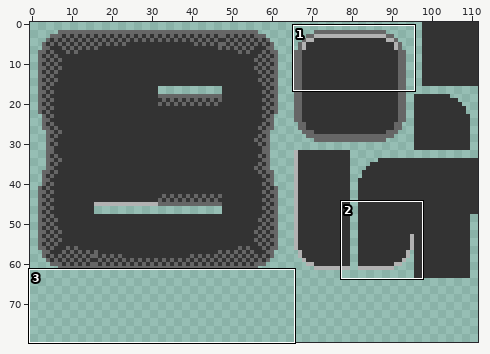
Edited in one commit: sprite sheet (assets/gui_tiles.png). Above, an overview of the earlier version with the close-up marked.
Close-up. First the earlier version:
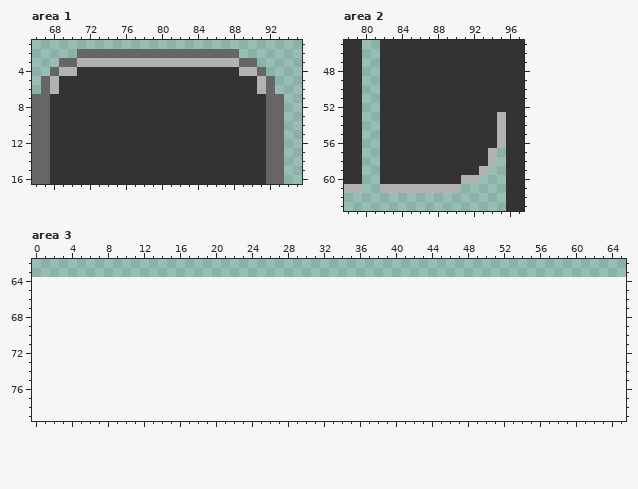
The file is 224x128 pixels, drawn in blocks of 2x2; one block is one cell here. Shown: area 1: x 66..95, y 1..16; area 2: x 78..97, y 45..63; area 3: x 0..65, y 62..79. The old version is drawn lined up with the new one, on the new canvas.
Now the later version:
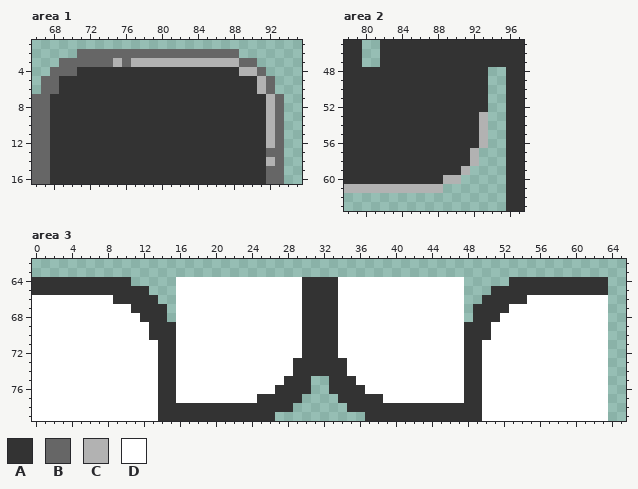
Palette (. is transparent): A #333333  B #666666  C #b2b2b2  D #ffffff
From the commit log: GUI Framework grows stronger.
From old to new:
canvas 112x64 -> 112x80
--- area 1
@@ x 66..95 @@
  2 .....BBBBBBBBBBBBBBBBBB.......
- 3 ...BBCCCCCCCCCCCCCCCCCCBB.....
- 4 ..BCCAAAAAAAAAAAAAAAAAACCB....
- 5 .BCAAAAAAAAAAAAAAAAAAAAAACB...
- 6 .BCAAAAAAAAAAAAAAAAAAAAAACB...
- 7 BBAAAAAAAAAAAAAAAAAAAAAAAABB..
- 8 BBAAAAAAAAAAAAAAAAAAAAAAAABB..
- 9 BBAAAAAAAAAAAAAAAAAAAAAAAABB..
-10 BBAAAAAAAAAAAAAAAAAAAAAAAABB..
-11 BBAAAAAAAAAAAAAAAAAAAAAAAABB..
-12 BBAAAAAAAAAAAAAAAAAAAAAAAABB..
+ 3 ...BBBBBBCBCCCCCCCCCCCCBB.....
+ 4 ..BBBAAAAAAAAAAAAAAAAAACCB....
+ 5 .BBAAAAAAAAAAAAAAAAAAAAAACB...
+ 6 .BBAAAAAAAAAAAAAAAAAAAAAACB...
+ 7 BBAAAAAAAAAAAAAAAAAAAAAAAACB..
+ 8 BBAAAAAAAAAAAAAAAAAAAAAAAACB..
+ 9 BBAAAAAAAAAAAAAAAAAAAAAAAACB..
+10 BBAAAAAAAAAAAAAAAAAAAAAAAACB..
+11 BBAAAAAAAAAAAAAAAAAAAAAAAACB..
+12 BBAAAAAAAAAAAAAAAAAAAAAAAACB..
 13 BBAAAAAAAAAAAAAAAAAAAAAAAABB..
-14 BBAAAAAAAAAAAAAAAAAAAAAAAABB..
+14 BBAAAAAAAAAAAAAAAAAAAAAAAACB..
 15 BBAAAAAAAAAAAAAAAAAAAAAAAABB..
--- area 2
@@ x 78..97 @@
 47 AA..AAAAAAAAAAAAAAAA
-48 AA..AAAAAAAAAAAAAAAA
-49 AA..AAAAAAAAAAAAAAAA
-50 AA..AAAAAAAAAAAAAAAA
-51 AA..AAAAAAAAAAAAAAAA
-52 AA..AAAAAAAAAAAAAAAA
-53 AA..AAAAAAAAAAAAACAA
-54 AA..AAAAAAAAAAAAACAA
-55 AA..AAAAAAAAAAAAACAA
-56 AA..AAAAAAAAAAAAACAA
-57 AA..AAAAAAAAAAAAC.AA
-58 AA..AAAAAAAAAAAAC.AA
-59 AA..AAAAAAAAAAAC..AA
-60 AA..AAAAAAAAACC...AA
-61 CC..CCCCCCCCC.....AA
+48 AAAAAAAAAAAAAAAA..AA
+49 AAAAAAAAAAAAAAAA..AA
+50 AAAAAAAAAAAAAAAA..AA
+51 AAAAAAAAAAAAAAAA..AA
+52 AAAAAAAAAAAAAAAA..AA
+53 AAAAAAAAAAAAAAAC..AA
+54 AAAAAAAAAAAAAAAC..AA
+55 AAAAAAAAAAAAAAAC..AA
+56 AAAAAAAAAAAAAAAC..AA
+57 AAAAAAAAAAAAAAC...AA
+58 AAAAAAAAAAAAAAC...AA
+59 AAAAAAAAAAAAAC....AA
+60 AAAAAAAAAAACC.....AA
+61 CCCCCCCCCCC.......AA
 62 ..................AA
--- area 3
@@ x 0..65 @@
 63 ..................................................................
-64 ..................................................................
-65 ..................................................................
-66 ..................................................................
-67 ..................................................................
-68 ..................................................................
-69 ..................................................................
-70 ..................................................................
-71 ..................................................................
-72 ..................................................................
-73 ..................................................................
-74 ..................................................................
-75 ..................................................................
-76 ..................................................................
-77 ..................................................................
-78 ..................................................................
-79 ..................................................................
+64 AAAAAAAAAAA.....DDDDDDDDDDDDDDAAAADDDDDDDDDDDDDD.....AAAAAAAAAAA..
+65 AAAAAAAAAAAAA...DDDDDDDDDDDDDDAAAADDDDDDDDDDDDDD...AAAAAAAAAAAAA..
+66 DDDDDDDDDAAAAA..DDDDDDDDDDDDDDAAAADDDDDDDDDDDDDD..AAAAADDDDDDDDD..
+67 DDDDDDDDDDDAAAA.DDDDDDDDDDDDDDAAAADDDDDDDDDDDDDD.AAAADDDDDDDDDDD..
+68 DDDDDDDDDDDDAAA.DDDDDDDDDDDDDDAAAADDDDDDDDDDDDDD.AAADDDDDDDDDDDD..
+69 DDDDDDDDDDDDDAAADDDDDDDDDDDDDDAAAADDDDDDDDDDDDDDAAADDDDDDDDDDDDD..
+70 DDDDDDDDDDDDDAAADDDDDDDDDDDDDDAAAADDDDDDDDDDDDDDAAADDDDDDDDDDDDD..
+71 DDDDDDDDDDDDDDAADDDDDDDDDDDDDDAAAADDDDDDDDDDDDDDAADDDDDDDDDDDDDD..
+72 DDDDDDDDDDDDDDAADDDDDDDDDDDDDDAAAADDDDDDDDDDDDDDAADDDDDDDDDDDDDD..
+73 DDDDDDDDDDDDDDAADDDDDDDDDDDDDAAAAAADDDDDDDDDDDDDAADDDDDDDDDDDDDD..
+74 DDDDDDDDDDDDDDAADDDDDDDDDDDDDAAAAAADDDDDDDDDDDDDAADDDDDDDDDDDDDD..
+75 DDDDDDDDDDDDDDAADDDDDDDDDDDDAAA..AAADDDDDDDDDDDDAADDDDDDDDDDDDDD..
+76 DDDDDDDDDDDDDDAADDDDDDDDDDDAAAA..AAAADDDDDDDDDDDAADDDDDDDDDDDDDD..
+77 DDDDDDDDDDDDDDAADDDDDDDDDAAAAA....AAAAADDDDDDDDDAADDDDDDDDDDDDDD..
+78 DDDDDDDDDDDDDDAAAAAAAAAAAAAAA......AAAAAAAAAAAAAAADDDDDDDDDDDDDD..
+79 DDDDDDDDDDDDDDAAAAAAAAAAAAA..........AAAAAAAAAAAAADDDDDDDDDDDDDD..
